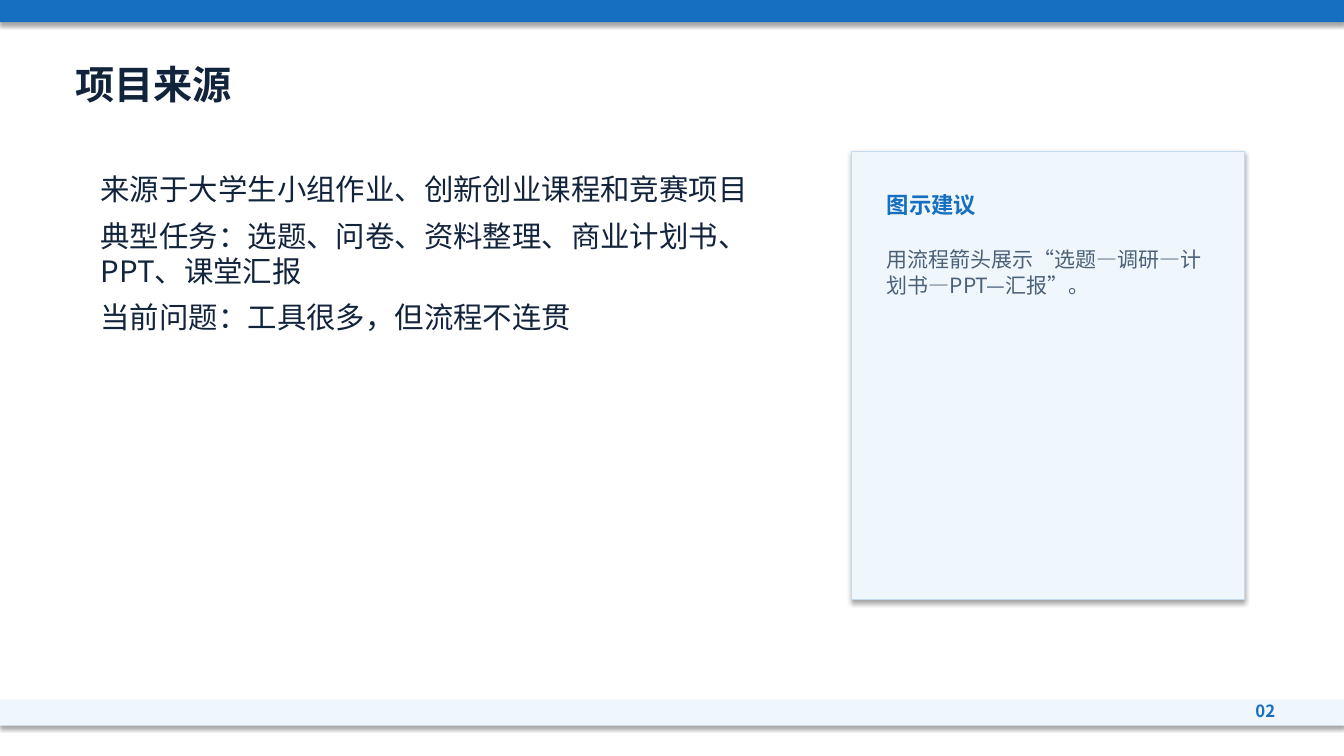
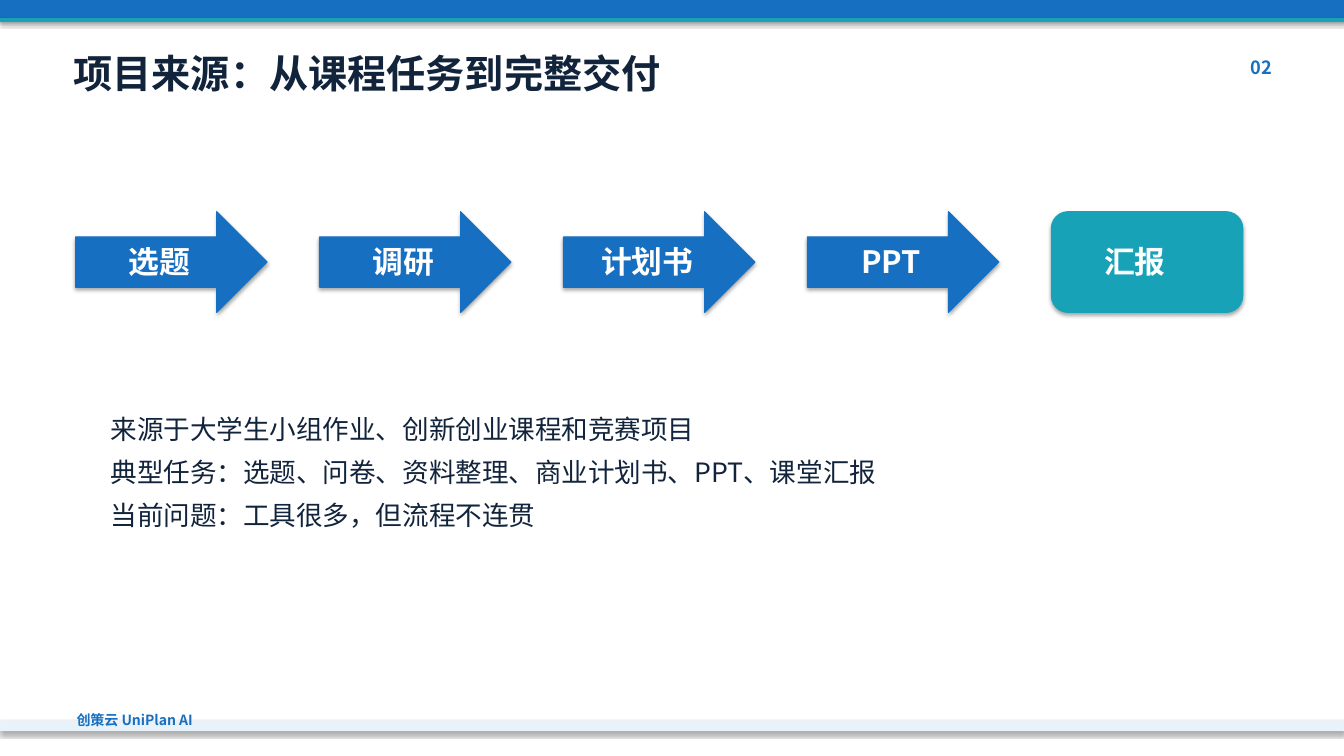
Before and after one commit to heixuan-vsmenghu/Innovation-and-entrepreneurship-project, a slide deck: slide 2 of deliverables/创策云UniPlanAI课堂汇报.pptx. Drawn at 1344x756 pixels with LibreOffice and Linux fonts; fonts in the diff are those of the drawing. Boxes give left, top, right and bottom in pixels: in the first picture for what was removed or moved away, otherwise in the second. Text is boxed around its words. In the diff, an @@ line names an element or a change of style, - is before the commit and + after.

```diff
--- a/deliverables/创策云UniPlanAI课堂汇报.pptx
+++ b/deliverables/创策云UniPlanAI课堂汇报.pptx
@@ rectangle resized from (x1=0, y1=0, x2=1344, y2=22) to (x1=0, y1=0, x2=1344, y2=18) @@
@@ rectangle at (x1=0, y1=0, x2=1344, y2=18): outline none to #176FC1 0.75 pt @@
@@ rectangle resized from (x1=0, y1=701, x2=1344, y2=726) to (x1=0, y1=18, x2=1344, y2=21) @@
@@ rectangle at (x1=0, y1=18, x2=1344, y2=21): fill #EFF6FC to #17A2B8; outline none to #17A2B8 0.75 pt @@
@@ text at (x1=74, y1=54, x2=661, y2=92): text changed @@
-项目来源
+项目来源：从课程任务到完整交付
@@ text "02" moved from (x1=1255, y1=704, x2=1275, y2=717) to (x1=1251, y1=60, x2=1272, y2=75) @@
@@ text "02" at (x1=1251, y1=60, x2=1272, y2=75): size 12 to 13 pt @@
@@ rectangle removed at (x1=852, y1=151, x2=1245, y2=600) @@
@@ text removed at (x1=887, y1=194, x2=976, y2=215) @@
-图示建议
@@ right arrow added at (x1=76, y1=212, x2=267, y2=313), fill #176FC1, outline #176FC1 0.75 pt @@
@@ right arrow added at (x1=320, y1=212, x2=511, y2=313), fill #176FC1, outline #176FC1 0.75 pt @@
@@ right arrow added at (x1=564, y1=212, x2=755, y2=313), fill #176FC1, outline #176FC1 0.75 pt @@
@@ right arrow added at (x1=808, y1=212, x2=999, y2=313), fill #176FC1, outline #176FC1 0.75 pt @@
@@ rounded rectangle added at (x1=1052, y1=212, x2=1243, y2=313), fill #17A2B8, outline #17A2B8 0.75 pt @@
@@ text added at (x1=129, y1=247, x2=191, y2=276), 22 pt, text #FFFFFF, bold @@
+选题
@@ text added at (x1=372, y1=247, x2=434, y2=276), 22 pt, text #FFFFFF, bold @@
+调研
@@ text added at (x1=601, y1=247, x2=693, y2=276), 22 pt, text #FFFFFF, bold @@
+计划书
@@ text added at (x1=861, y1=250, x2=921, y2=273), 22 pt, text #FFFFFF, bold @@
+PPT
@@ text removed at (x1=887, y1=249, x2=1202, y2=295) @@
-用流程箭头展示“选题—调研—计划书—PPT—汇报”。
@@ text added at (x1=1104, y1=247, x2=1166, y2=276), 22 pt, text #FFFFFF, bold @@
+汇报
@@ text "来源于大学生小组作业、创新创业课程和竞赛项目" moved from (x1=101, y1=175, x2=748, y2=331) to (x1=111, y1=416, x2=876, y2=528) @@
@@ text "来源于大学生小组作业、创新创业课程和竞赛项目" at (x1=111, y1=416, x2=876, y2=528): size 21 to 19 pt @@
@@ text added at (x1=77, y1=713, x2=193, y2=727), 10 pt, text #176FC1, bold @@
+创策云 UniPlan AI
@@ rectangle added at (x1=0, y1=722, x2=1344, y2=731), fill #E7F2FB, outline #E7F2FB 0.75 pt @@
```
Also in this commit, not shown: 11 other slides changed, 3 slides added, 3 slides removed, 3 other files.
